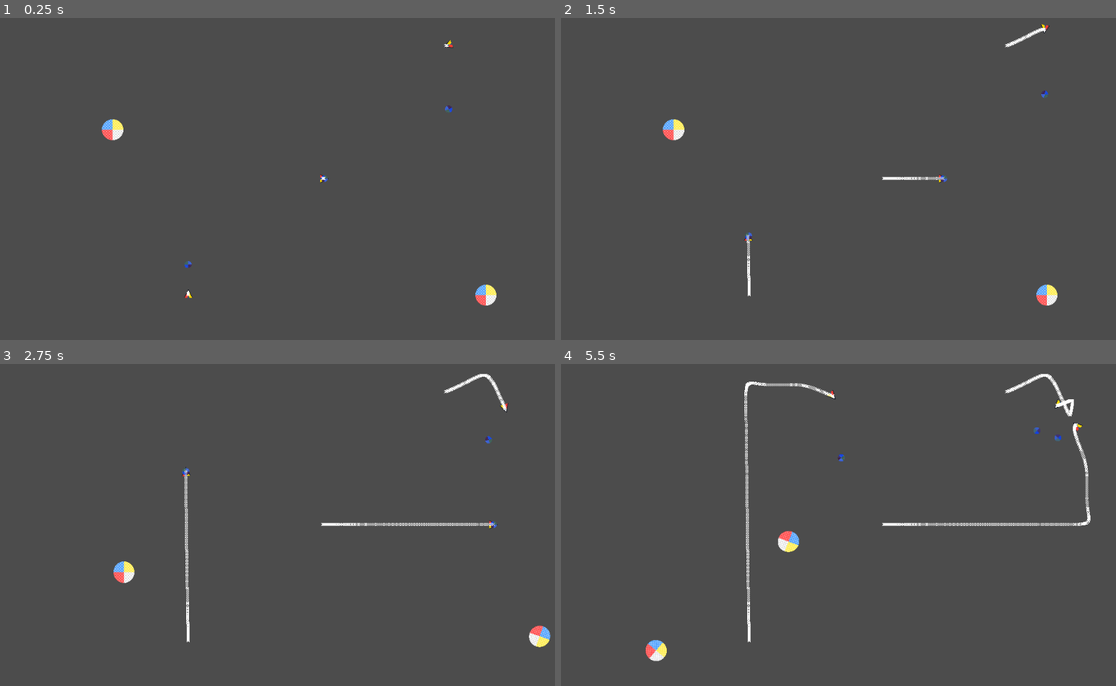
Above: before the commit, frames 1-4 (two rows, left to right).
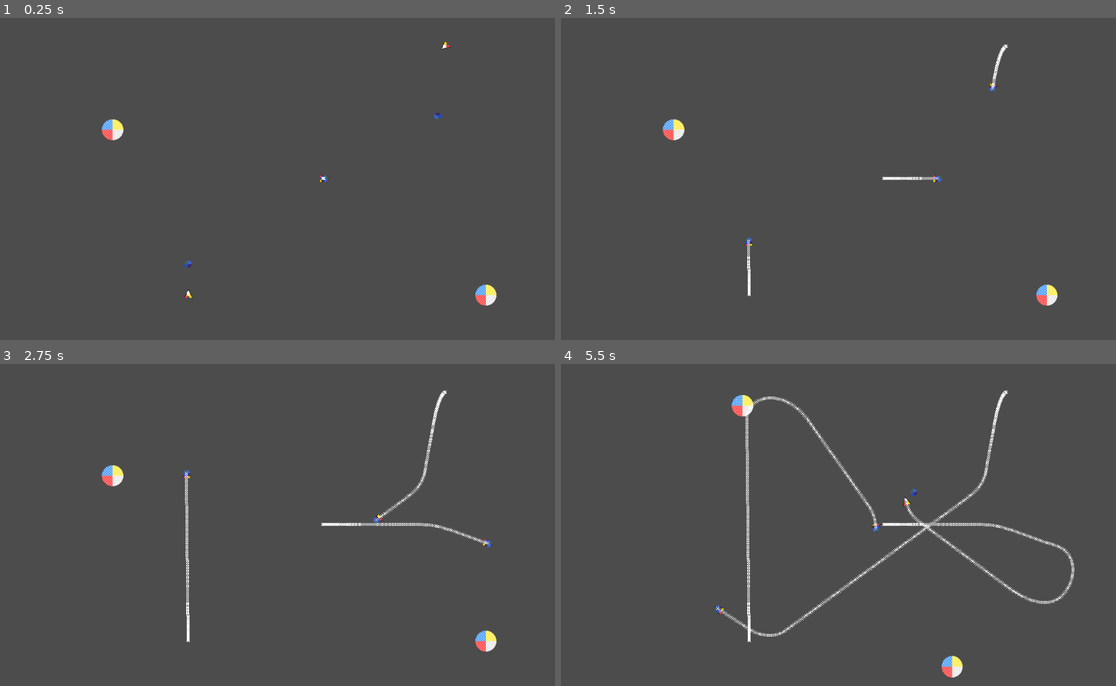
Above: after the commit, the same moments.

Repository: CluckeyMcCormick/fictional-guacamole
Game: Godot game, scene res://scenes/proto/BoidSpace.tscn
Same seed, same stepped clock (60 frames per second), same inputs: the game is played once before the commit and once after it.
Inputs:
- Up to frame 1 (0.25 s): no input
- Up to frame 2 (1.5 s): hold S (scroll_down) 0.53-1.28 s; tap A (scroll_left) at 1.35 s
- Up to frame 3 (2.75 s): hold D (scroll_right) from 2.03 s (still down)
- Up to frame 4 (5.5 s): release D (scroll_right) at 2.78 s; tap W (scroll_up) at 2.85 s; hold S (scroll_down) 3.53-4.28 s; tap A (scroll_left) at 4.35 s; hold D (scroll_right) from 5.03 s (still down)

The runs differ from the first frame. In frame 1, less than 0.1% of the frame differs, in the area x 33-82%, y 6-78%; in frame 2, 0.4%; in frame 3, 1.9%; in frame 4, 3.6%, in the area x 15-96%, y 3-98%.

Commit message:
Drive with velocity rather than force
So I remembered why I switched to a physics based movement solution:
because moving objects by directly manipulating their (x,y)
coordinates can create problems with things moving THROUGH or INTO
physics objects. To prevent that from happening, I decided to do my
movement using the physics engine to manipulate forces.

Except that wasn't really working, either. I had created a new and
better pathing (see: avoidance) algorithm, but using torque and force
just wasn't working. The boids weren't turning fast enough, they were
stopping dead in their tracks, or flying backwards. They didn't look
like things that had their own internal speed, their own internal
drive; they were simply at the mercy of some external and invisible
GodHand.

The solution was not to deal with force and torque - the rate of
change - but instead to deal directly with linear & angular velocity.

This new version kind of resembles how we first drove the boid, with
an artifical speed and acceleration. We set the velocities in
_integrate_forces (I've seen it testified that they only work there)
and change our artifical speed (which derives into linear velocity)
in the physics_process method.

Diff:
--- a/FicGuac/scenes/proto/BoidSpace.gd
+++ b/FicGuac/scenes/proto/BoidSpace.gd
@@ -4,10 +4,15 @@
 # var a = 2
 # var b = "text"
 
+export(bool) var randomize_movement
+export(float, 0, 1, 0.05) var engine_speed = 1
+
 # Called when the node enters the scene tree for the first time.
 func _ready():
-    #Engine.time_scale = 0.25
-    pass # Replace with function body.
+    # If we're trying to randomize the simulation, randomize the seed
+    if(randomize_movement):
+        randomize()
+    Engine.time_scale = engine_speed
 
 # Called every frame. 'delta' is the elapsed time since the previous frame.
 #func _process(delta):
--- a/FicGuac/scenes/proto/BoidSpace.tscn
+++ b/FicGuac/scenes/proto/BoidSpace.tscn
@@ -18,6 +18,7 @@
 
 [node name="Node2D" type="Node2D"]
 script = ExtResource( 1 )
+engine_speed = 0.5
 
 [node name="Boid_Micro" parent="." instance=ExtResource( 2 )]
 position = Vector2( 600, 300 )
--- a/FicGuac/scenes/proto/Boid_Micro.gd
+++ b/FicGuac/scenes/proto/Boid_Micro.gd
@@ -33,17 +33,34 @@
 export(bool) var show_guide_vector
 var guide_vector_sprite
 
-# The torque/rotation force that we'll use to rotate the boid
-const ROT_TORQUE = 250
-
-# Our maximum driving force; if we encounter no obstacles, this will be our
-const DRIVE_FORCE_MAX = 125
-const DRIVE_FORCE_MIN = -250
-
-# What is our current speed?
-var _arti_speed
-# What is our current raycast magnitude?
-var _raycast_mag
+# The boid can only move "forward" (to it's current rotation) - but how fast is
+# the boid currently moving?
+var _drive_speed
+# Our minimum and maximum speed - we will default to minimum speed
+const DRIVE_SPEED_MIN = 5
+const DRIVE_SPEED_MAX = 350
+
+# The rate-of-change for _drive_speed; we'll modulate this to either make the
+# boid speed up or slow down.
+var _drive_accelerate
+# What's our default acceleration?
+const DRIVE_DEFAULT_ACCEL = 350
+# We set the acceleration like so: we take DRIVE_DEFAULT_ACCEL and we multiply
+# it by a percentage. That percentage is derived from our "angle_to" the ideal
+# heading divided by this value, all subtracted from one.
+# As an example, let's say this value is PI. That means, if our "angle_to" the
+# ideal heading was 0, we would go 100% of DRIVE_DEFAULT_ACCEL. If "angle_to"
+# was PI / 2, it would 50%. And, if "angle_to" was PI, it would be 0%.
+# This constant, then, acts as the angular acceleration threshold - turns with
+# an arc beyond this size will cause the boid to slow down more and more. So, a
+# lower value of PI (i.e. PI / 6) will cause the boid to slow down more heavily
+# for turns
+const DRIVE_ACCEL_ARC = PI / 6
+
+# When we need to turn, we'll set the angular velocity to (at most) this value
+# 15 seems to work pretty well
+const DRIVE_ROTATIONAL = 12
+
 # Are we dead? Did we die?
 var _dead = false
 
@@ -57,8 +74,9 @@
 func _ready():
     var ray_step
     var new_angle
-    _arti_speed = 0
-    _raycast_mag = RAYCAST_MAGNITUDE
+
+    _drive_speed = DRIVE_SPEED_MIN
+    _drive_accelerate = DRIVE_DEFAULT_ACCEL
 
     if show_cast_points:
         ray_step = 0
@@ -67,7 +85,7 @@
             new_angle = ray_step * RAYCAST_STEP
 
             # Calculate the raycasted/shifted point
-            var casted_pos = Vector2(_raycast_mag, 0).rotated(new_angle)
+            var casted_pos = Vector2(RAYCAST_MAGNITUDE, 0).rotated(new_angle)
 
             # Add a point at the shifted location
             var debug_node = X_SPRITE_SCENE.instance() # Create a new sprite!
@@ -107,7 +125,7 @@
         var curr_angle = self.rotation + (ray_step * RAYCAST_STEP)
 
         # Calculate the raycasted/shifted point
-        var casted_pos = Vector2(_raycast_mag, 0).rotated(curr_angle)
+        var casted_pos = Vector2(RAYCAST_MAGNITUDE, 0).rotated(curr_angle)
         casted_pos += global_position
 
         # Get the result of our collision raycast
@@ -169,14 +187,11 @@
     # overshoot the angle we need to turn to. Our angle should either be between
     # 0 & -PI or 0 & PI. Either way, we'll never have to go longer than an arc
     # length of PI - so set the turn force as a percentage of PI
-    set_applied_torque( ROT_TORQUE * (turn_angle / PI) )
-
-
-    var drive = DRIVE_FORCE_MAX
-    drive *= 1 - ( abs(turn_angle) / (PI / 6) )
-    #drive *= 1 - ( abs(turn_angle) / RAYCAST_LRC_RADS )
-    drive = clamp( drive, DRIVE_FORCE_MIN, DRIVE_FORCE_MAX)
-    set_applied_force( Vector2(drive, 0).rotated(rotation) )
+    set_angular_velocity( DRIVE_ROTATIONAL * (turn_angle / PI) )
+
+    _drive_accelerate = DRIVE_DEFAULT_ACCEL
+    _drive_accelerate *= 1 - ( abs(turn_angle) / PI )
+    set_linear_velocity( Vector2(_drive_speed, 0).rotated(rotation) )
 
     if show_boid_path:
         var debug_node = X_SPRITE_SCENE.instance() # Create a new sprite!
@@ -187,6 +202,11 @@
     # Skip if dead
     if _dead:
         return
+
+    # Set the new drive speed, then clamp the result
+    _drive_speed = _drive_speed + (_drive_accelerate * delta)
+    _drive_speed = clamp( _drive_speed, DRIVE_SPEED_MIN, DRIVE_SPEED_MAX)
+
 
 func _input(event):
     if event.is_action_pressed("debug_print"):
--- a/FicGuac/scenes/proto/BounceBall.gd
+++ b/FicGuac/scenes/proto/BounceBall.gd
@@ -9,8 +9,6 @@
     $ImpulseTimer.start()
 
 func _on_ImpulseTimer_timeout():
-    # Calculate a random direction for the impulse to come from
-    randomize()
     var rand_phi = randf() * (2 * PI)
     # Apply an impulse (in that random direction) to the center
     apply_impulse(Vector2.ZERO, Vector2(250, 0).rotated(rand_phi))
